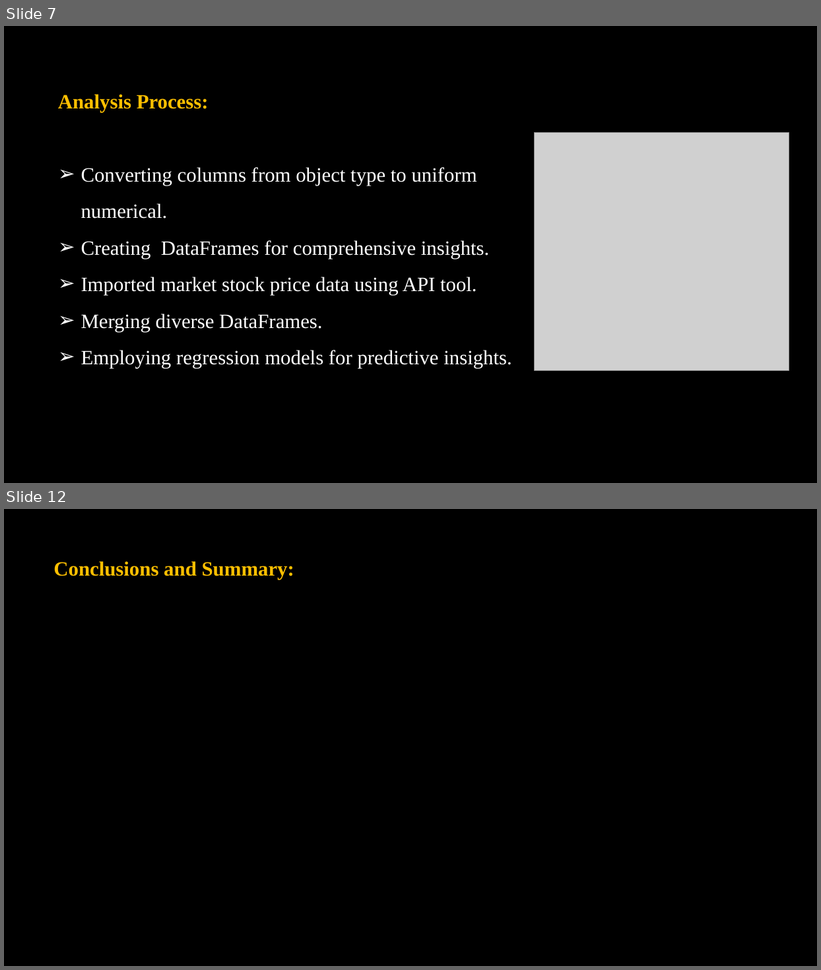
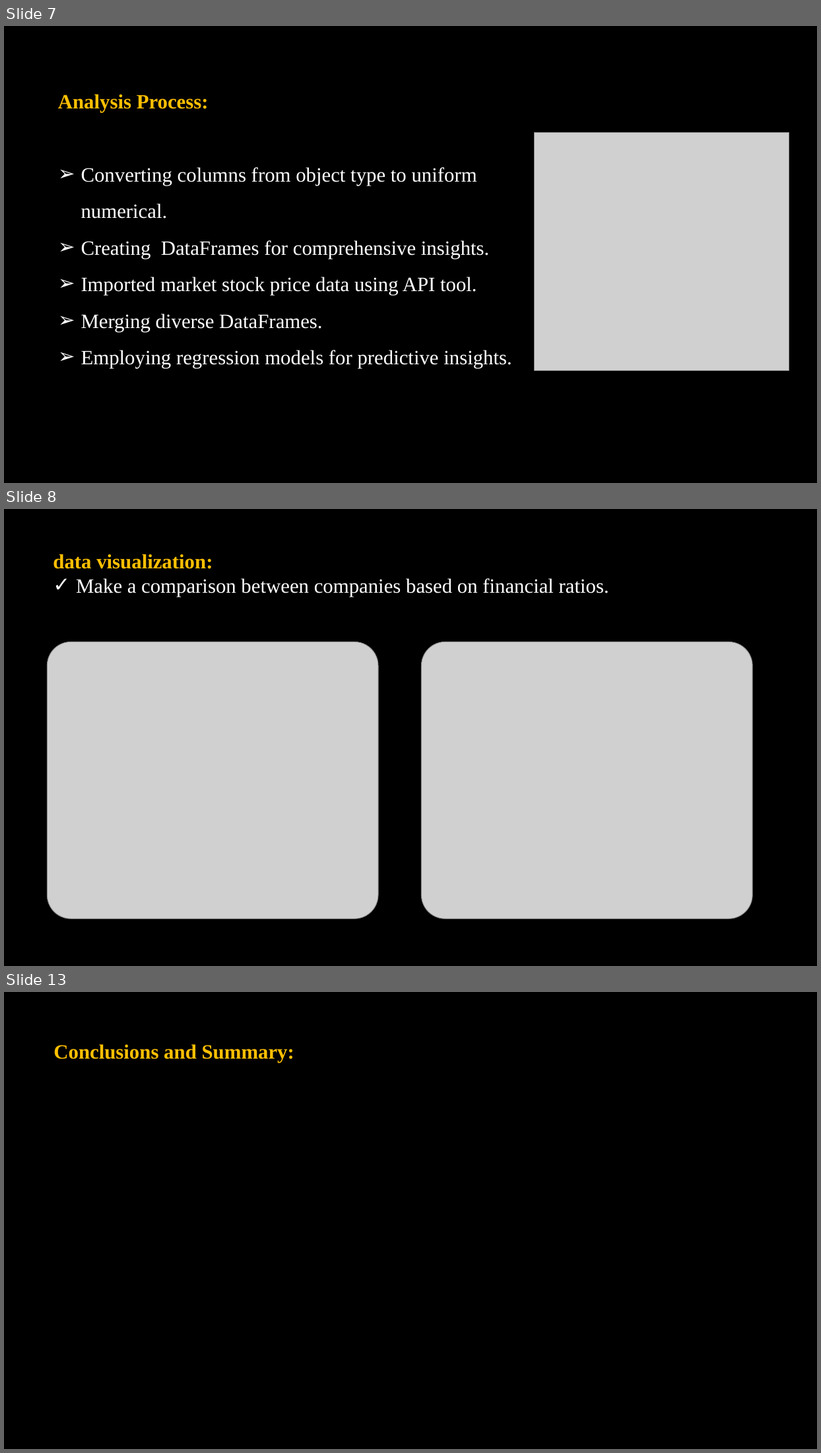
Before and after one commit to jash1112/project-financial_analysis, a slide deck: The project.pptx. Shown one above the other, each under a label of ours: slides 7 and 12 before the commit, slides 7, 8 and 13 after it; the slides between them are not shown. The pictures are 821x970 and 821x1453 pixels, drawn with LibreOffice and Linux fonts; fonts in the diff are those of the drawing; grey boxes stand for pictures; background and template pictures are left out. Boxes give left, top, right and bottom in pixels: in the first picture for what was removed or moved away, otherwise in the second. Text is boxed around its words. In the diff, an @@ line names an element or a change of style, - is before the commit and + after.

```diff
--- a/The project.pptx
+++ b/The project.pptx
@@ slide 8 added at (x1=4, y1=509, x2=817, y2=966), background picture (left out) @@
@@ text added at (x1=53, y1=554, x2=609, y2=597), 24 pt, text #FFFFFF @@
+data visualization:
+✓ Make a comparison between companies based on financial ratios.
@@ picture added at (x1=48, y1=642, x2=378, y2=919) @@
@@ picture added at (x1=422, y1=642, x2=753, y2=919) @@
@@ what was slide 12 is now slide 13 @@
```
Also in this commit, not shown: 3 slides changed, 3 other slides added, 3 slides removed, 1 other file.
